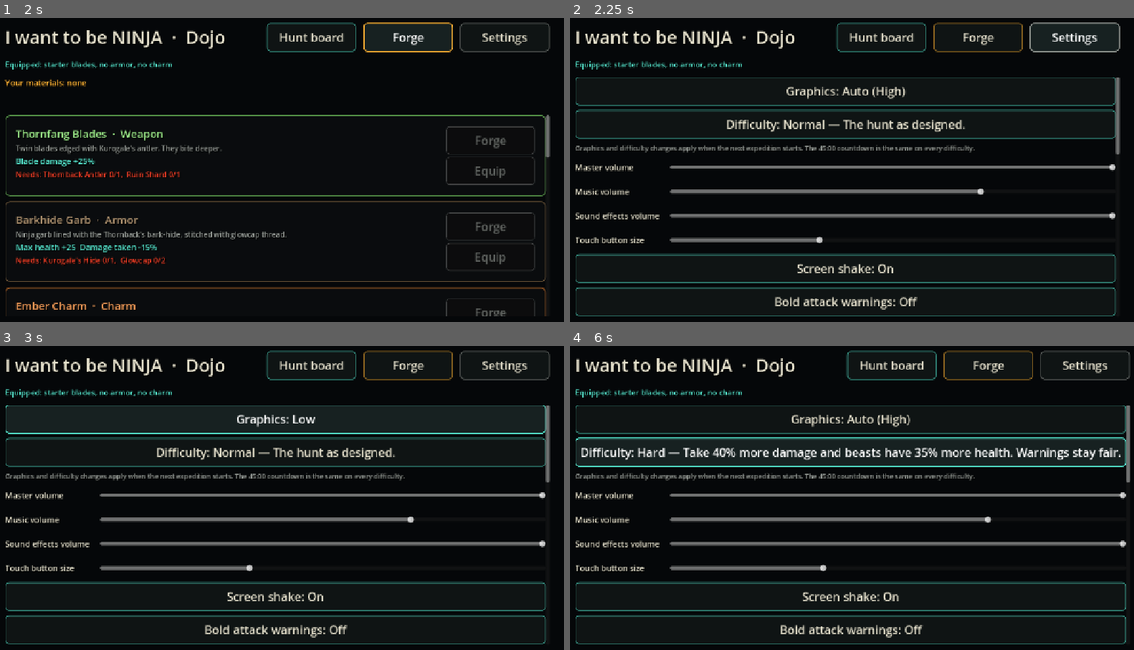
Above: before the commit, frames 1-4 (two rows, left to right).
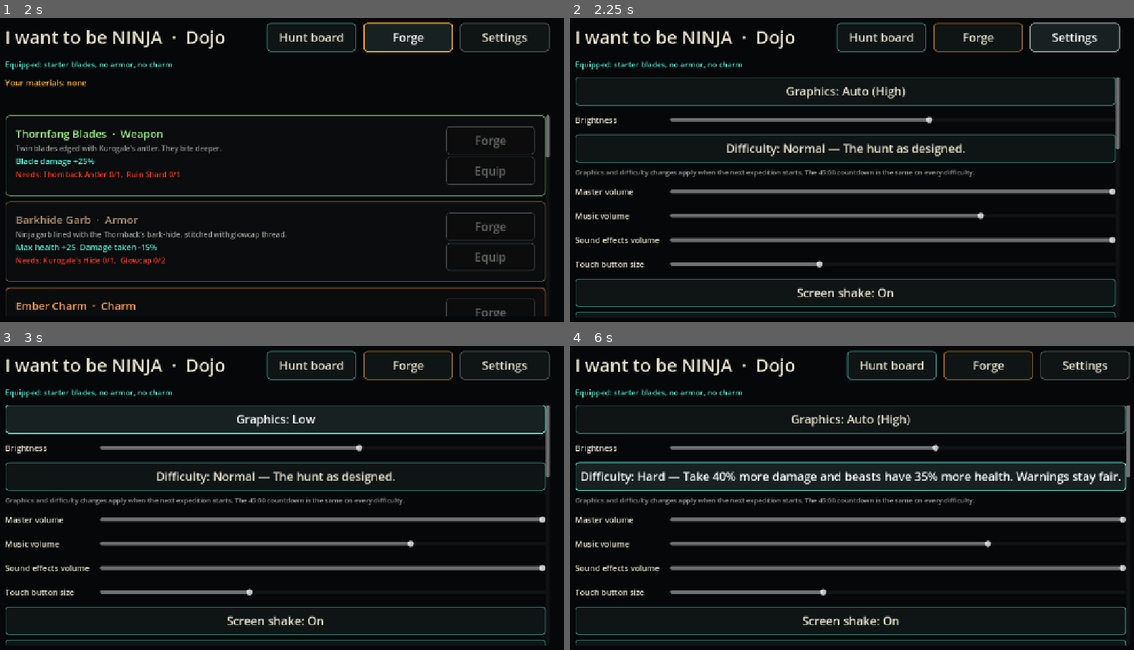
Above: after the commit, the same moments.

Repository: sk33b33/I-Want-To-Be-NINJA-
Game: Godot game, scene res://scenes/ui/hunt_board.tscn
The game is run twice, just before and just after one commit, with the same random seed, the same clock (stepped at 60 frames per second) and the same inputs.
Inputs:
- Up to frame 1 (2 s): click "Hunt board" at 0.5 s; click "Forge" at 1.25 s
- Up to frame 2 (2.25 s): click "Settings" at 2 s
- Up to frame 3 (3 s): click "Graphics: Auto (High)" at 2.75 s
- Up to frame 4 (6 s): click "Graphics: Low" at 3.5 s; click "Graphics: Medium" at 4.25 s; click "Graphics: High" at 5 s; click "Difficulty: Normal — The hunt…" at 5.75 s

Frame 1 is identical in both runs. In frame 2, 12% of the frame differs, in the area x 1-98%, y 29-99%; in frame 3, 12%; in frame 4, 24%, in the area x 1-100%, y 29-99%.

Commit message:
Brighter by default, brightness slider, unlock-all switch for testing
Owner: still a bit too dark. A Brightness setting (0.8-2.0x, live, saved)
scales each jungle's exposure and ambient light; default 1.5x, chosen
from Low-quality comparisons. Owner: make the other jungles available to
test. A dojo switch 'Unlock all jungles (testing)' opens every hunt; the
normal unlock chain is unchanged when it is off.

Co-Authored-By: Claude Opus 5.5 <noreply@anthropic.com>
Claude-Session: https://claude.ai/code/session_01TQhzMRe1gkhg9DeemaJmiZ

Diff:
--- a/project/scripts/settings/game_settings.gd
+++ b/project/scripts/settings/game_settings.gd
@@ -23,6 +23,10 @@
 static var bold_warnings: bool = false
 static var quality: String = "auto"
 static var difficulty: String = "normal"
+## Picture brightness multiplier (exposure + ambient light), 0.8 .. 2.0. Owner: "still a bit too dark".
+static var brightness: float = 1.5
+## Testing: open every jungle without the unlock chain.
+static var unlock_all: bool = false
 ## Touch button size multiplier (accessibility; 0.8 .. 1.4).
 static var touch_scale: float = 1.0
 static var master_volume: float = 1.0
@@ -47,6 +51,8 @@
 		bold_warnings = bool(cfg.get_value("readability", "bold_warnings", false))
 		quality = String(cfg.get_value("graphics", "quality", "auto"))
 		difficulty = String(cfg.get_value("game", "difficulty", "normal"))
+		brightness = float(cfg.get_value("graphics", "brightness", 1.5))
+		unlock_all = bool(cfg.get_value("game", "unlock_all", false))
 		touch_scale = float(cfg.get_value("controls", "touch_scale", 1.0))
 		InputRemap.load_from(cfg)
 		master_volume = float(cfg.get_value("audio", "master", 1.0))
@@ -57,6 +63,8 @@
 		bold_warnings = false
 		quality = "auto"
 		difficulty = "normal"
+		brightness = 1.5
+		unlock_all = false
 		touch_scale = 1.0
 		InputRemap.reset_to_defaults(false)
 		master_volume = 1.0
@@ -71,6 +79,8 @@
 	cfg.set_value("readability", "bold_warnings", bold_warnings)
 	cfg.set_value("graphics", "quality", quality)
 	cfg.set_value("game", "difficulty", difficulty)
+	cfg.set_value("graphics", "brightness", brightness)
+	cfg.set_value("game", "unlock_all", unlock_all)
 	cfg.set_value("controls", "touch_scale", touch_scale)
 	InputRemap.save_to(cfg)
 	cfg.set_value("audio", "master", master_volume)
@@ -108,6 +118,22 @@
 		load_settings()
 	var p := "res://data/difficulty/%s.tres" % difficulty
 	return load(p if ResourceLoader.exists(p) else "res://data/difficulty/normal.tres") as DifficultyPreset
+
+
+static func set_brightness(v: float) -> void:
+	brightness = clampf(v, 0.8, 2.0)
+	save_settings()
+
+
+static func set_unlock_all(on: bool) -> void:
+	unlock_all = on
+	save_settings()
+
+
+static func get_unlock_all() -> bool:
+	if not _loaded:
+		load_settings()
+	return unlock_all
 
 
 static func set_touch_scale(v: float) -> void:
--- a/project/scripts/ui/hunt_board.gd
+++ b/project/scripts/ui/hunt_board.gd
@@ -10,6 +10,9 @@
 
 ## Recipes and item names for the forge.
 @export var crafting: CraftingCatalog
+
+## Tab to show when the board opens (set before reloading it).
+static var open_tab_on_ready: String = ""
 
 var _start_buttons: Dictionary = {}  # hunt id -> Button
 var materials_label: Label
@@ -140,6 +143,10 @@
 	settings_scroll.add_child(settings_col)
 	settings = SettingsPanel.new(true)
 	settings.benchmark_requested.connect(func() -> void: BenchmarkRunner.start(get_tree()))
+	settings.unlock_changed.connect(func() -> void:
+		# Rebuild the board so the jungle cards show the new state; come back to this tab.
+		HuntBoard.open_tab_on_ready = "settings"
+		SceneFlow.go_to_hunt_board(get_tree()))
 	settings_col.add_child(settings)
 	controls = ControlsPanel.new()
 	settings_col.add_child(controls)
@@ -168,7 +175,10 @@
 		grid.add_child(card)
 		if first == null and _start_buttons.has(biome.hunts[0].id if not biome.hunts.is_empty() else &""):
 			first = _start_buttons.get(biome.hunts[0].id)
-	if not BenchmarkRunner.last_results.is_empty() and BenchmarkRunner.show_results_once:
+	if open_tab_on_ready != "":
+		show_tab.call_deferred(open_tab_on_ready)
+		open_tab_on_ready = ""
+	elif not BenchmarkRunner.last_results.is_empty() and BenchmarkRunner.show_results_once:
 		BenchmarkRunner.show_results_once = false
 		show_tab.call_deferred("settings")
 	elif first:
@@ -217,7 +227,7 @@
 static func is_open(biome: BiomeDefinition, profile: PlayerProfile) -> bool:
 	if not biome.unlocked:
 		return false
-	if "--unlock-all" in OS.get_cmdline_user_args() or biome.requires_hunt == &"":
+	if "--unlock-all" in OS.get_cmdline_user_args() or biome.requires_hunt == &"" or GameSettings.get_unlock_all():
 		return true
 	return int(profile.hunts_completed.get(String(biome.requires_hunt), 0)) > 0
 
--- a/project/scripts/ui/settings_panel.gd
+++ b/project/scripts/ui/settings_panel.gd
@@ -5,10 +5,13 @@
 ## (GameSettings, user://settings.cfg). Graphics changes apply from the next expedition.
 
 signal benchmark_requested
+signal unlock_changed
 
 var quality_button: Button
 var difficulty_button: Button
 var touch_slider: HSlider
+var brightness_slider: HSlider
+var unlock_button: Button
 var shake_button: Button
 var warnings_button: Button
 var sliders: Dictionary = {}  # bus name -> HSlider
@@ -26,6 +29,25 @@
 	quality_button = UiStyle.button("")
 	quality_button.pressed.connect(cycle_quality)
 	add_child(quality_button)
+	var brow := HBoxContainer.new()
+	brow.add_theme_constant_override("separation", 12)
+	var bl := UiStyle.label("Brightness", 18)
+	bl.custom_minimum_size.x = 200
+	brow.add_child(bl)
+	brightness_slider = HSlider.new()
+	brightness_slider.min_value = 0.8
+	brightness_slider.max_value = 2.0
+	brightness_slider.step = 0.05
+	brightness_slider.custom_minimum_size = Vector2(260, 44)
+	brightness_slider.size_flags_horizontal = Control.SIZE_EXPAND_FILL
+	brightness_slider.value = GameSettings.brightness
+	brightness_slider.value_changed.connect(func(v: float) -> void:
+		GameSettings.set_brightness(v)
+		var scene := get_tree().current_scene
+		if scene:
+			QualityProfile.apply_brightness(scene))  # Live in the pause menu.
+	brow.add_child(brightness_slider)
+	add_child(brow)
 	difficulty_button = UiStyle.button("")
 	difficulty_button.pressed.connect(cycle_difficulty)
 	add_child(difficulty_button)
@@ -72,7 +94,13 @@
 		GameSettings.set_bold_warnings(not GameSettings.bold_warnings)
 		refresh())
 	add_child(warnings_button)
-	if _show_benchmark:
+	if _show_benchmark:  # Dojo only.
+		unlock_button = UiStyle.button("", UiStyle.MUTED)
+		unlock_button.pressed.connect(func() -> void:
+			GameSettings.set_unlock_all(not GameSettings.unlock_all)
+			refresh()
+			unlock_changed.emit())
+		add_child(unlock_button)
 		benchmark_button = UiStyle.button("Run benchmark (about 1 minute)", UiStyle.WARNING)
 		benchmark_button.pressed.connect(func() -> void: benchmark_requested.emit())
 		add_child(benchmark_button)
@@ -101,6 +129,8 @@
 	quality_button.text = "Graphics: %s" % label
 	shake_button.text = "Screen shake: %s" % ("On" if GameSettings.screen_shake else "Off")
 	warnings_button.text = "Bold attack warnings: %s" % ("On" if GameSettings.bold_warnings else "Off")
+	if unlock_button:
+		unlock_button.text = "Unlock all jungles (testing): %s" % ("On" if GameSettings.unlock_all else "Off")
 
 
 static func _volume(bus: String) -> float:
--- a/project/scripts/world/quality_profile.gd
+++ b/project/scripts/world/quality_profile.gd
@@ -64,6 +64,7 @@
 				env.reflected_light_source = Environment.REFLECTION_SOURCE_DISABLED
 				if env.sky:
 					env.sky.radiance_size = Sky.RADIANCE_SIZE_32
+	apply_brightness(root)
 	for n in root.find_children("*", "DirectionalLight3D", true, false):
 		var sun := n as DirectionalLight3D
 		sun.shadow_enabled = sun.shadow_enabled and q.moon_shadows
@@ -76,3 +77,18 @@
 		l.distance_fade_begin = q.light_fade_distance
 		l.distance_fade_length = 6.0
 		l.shadow_enabled = false
+
+
+## Picture brightness (GameSettings.brightness) on every WorldEnvironment under `root`. The
+## level's own values are remembered, so changing the slider never compounds.
+static func apply_brightness(root: Node) -> void:
+	var b := GameSettings.brightness
+	for n in root.find_children("*", "WorldEnvironment", true, false):
+		var env := (n as WorldEnvironment).environment
+		if env == null:
+			continue
+		if not env.has_meta(&"base_exposure"):
+			env.set_meta(&"base_exposure", env.tonemap_exposure)
+			env.set_meta(&"base_ambient", env.ambient_light_energy)
+		env.tonemap_exposure = float(env.get_meta(&"base_exposure")) * b
+		env.ambient_light_energy = float(env.get_meta(&"base_ambient")) * b
--- /dev/null
+++ b/project/tests/brightness_unlock_test.gd
@@ -0,0 +1,61 @@
+extends TestCase
+## Owner requests: "still a bit too dark" (brightness setting, brighter default) and "make the
+## other jungles available so I can test them" (Unlock all jungles switch in the dojo).
+
+const SETTINGS := "user://test_settings_brightness.cfg"
+
+
+func _fresh() -> void:
+	GameSettings.path = SETTINGS
+	if FileAccess.file_exists(SETTINGS):
+		DirAccess.remove_absolute(ProjectSettings.globalize_path(SETTINGS))
+	GameSettings.load_settings()
+	PlayerProfile.path = "user://test_profile_brightness.json"
+	if FileAccess.file_exists(PlayerProfile.path):
+		DirAccess.remove_absolute(ProjectSettings.globalize_path(PlayerProfile.path))
+
+
+func _done() -> void:
+	GameSettings.unlock_all = false
+	GameSettings.brightness = 1.5
+	GameSettings.path = GameSettings.DEFAULT_PATH
+	GameSettings.load_settings()
+	PlayerProfile.path = PlayerProfile.DEFAULT_PATH
+
+
+func test_default_is_brighter_and_the_slider_never_compounds() -> void:
+	_fresh()
+	check(GameSettings.brightness > 1.1, "default brighter than before (%.2f)" % GameSettings.brightness)
+	var level := (load("res://scenes/biomes/verdant_canopy.tscn") as PackedScene).instantiate()
+	var base_exposure := (level.get_node("WorldEnvironment") as WorldEnvironment).environment.tonemap_exposure
+	level.free()  # Only read; never added to the tree.
+	var main := instantiate("res://scenes/main/main.tscn")
+	await process_frames(3)
+	var env := (main.get_node("Level/WorldEnvironment") as WorldEnvironment).environment
+	check_near(env.tonemap_exposure, base_exposure * GameSettings.brightness, 0.01, "exposure scaled by the setting")
+	GameSettings.set_brightness(1.8)
+	QualityProfile.apply_brightness(main)
+	QualityProfile.apply_brightness(main)  # Twice: must not compound.
+	check_near(env.tonemap_exposure, base_exposure * 1.8, 0.01, "slider applies live, never compounds")
+	_done()
+
+
+func test_unlock_all_opens_every_jungle_on_the_board() -> void:
+	_fresh()
+	var board := instantiate("res://scenes/ui/hunt_board.tscn") as HuntBoard
+	await process_frames(3)
+	var profile := PlayerProfile.load_profile()
+	var locked := board.biomes.filter(func(b: BiomeDefinition) -> bool: return not HuntBoard.is_open(b, profile))
+	check(locked.size() == 3, "fresh profile: three jungles locked (%d)" % locked.size())
+	check(board.settings.unlock_button != null, "switch in the dojo settings")
+	GameSettings.set_unlock_all(true)
+	for b in board.biomes:
+		check(HuntBoard.is_open(b, profile), "%s open for testing" % b.display_name)
+	var cfg := ConfigFile.new()
+	cfg.load(SETTINGS)
+	check(cfg.get_value("game", "unlock_all") == true, "saved")
+	var board2 := instantiate("res://scenes/ui/hunt_board.tscn") as HuntBoard
+	await process_frames(3)
+	for h in [&"kurogale", &"ashen_oni_tortoise", &"nami", &"raijins_echo"]:
+		check(board2.get_start_button(h) != null, "%s can be started" % h)
+	_done()
--- a/project/tests/run_tests.gd
+++ b/project/tests/run_tests.gd
@@ -32,6 +32,7 @@
 	"res://tests/crash_report_test.gd",
 	"res://tests/sky_test.gd",
 	"res://tests/warmup_test.gd",
+	"res://tests/brightness_unlock_test.gd",
 	"res://tests/accessibility_test.gd",
 	"res://tests/main_scene_test.gd",
 ]
Not shown, added: project/tests/brightness_unlock_test.gd.uid
Not shown, changed: CLAUDE.md
Not shown, changed: docs/CHANGELOG.md
Not shown, changed: docs/CONTROLS.md
